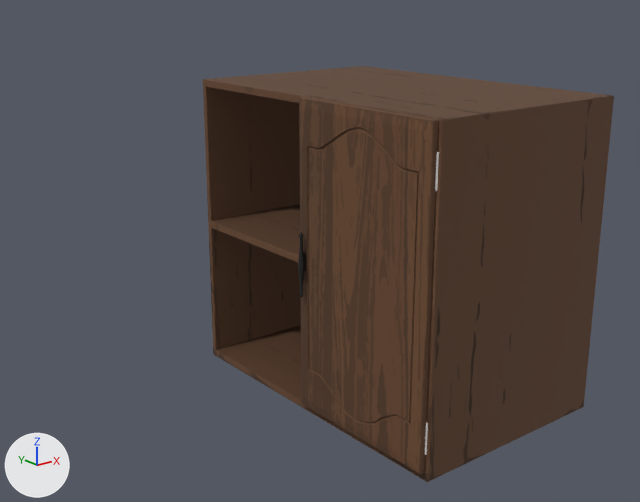
An edit to the FBX model Unity Game Folder/Assets/Models/Models FBX/Kitchen/Kitch - models/bot - cab - one door.fbx, drawn before and after from the same camera.
Both versions are drawn from a 50 mm lens placed at (-6.35, -3.24, -1.14), pointed at (0.78, 5.68, -4.71). The axes (+X, +Y, +Z) are drawn at lower left. The lights are the same throughout. Where no turn or scale is listed for an object, it has been applied to the vertices.

Script lines for the objects in view, before the commit:
```python
ob_cab___door014 = bpy.data.objects.new('cab - door014', me_mesh_001)
ob_cab___door014.location = (-0.95, 1.96, -4.0)
ob_hinge___bot008 = bpy.data.objects.new('hinge - bot008', me_mesh_002)
ob_hinge___bot008.location = (-0.93, 1.95, -5.47)
ob_hinge___top012 = bpy.data.objects.new('hinge - top012', me_mesh_003)
ob_hinge___top012.location = (-0.93, 1.95, -2.92)
ob_top___cab____bottom004 = bpy.data.objects.new('Top - Cab -  bottom004', me_mesh)
ob_top___cab____bottom004.location = (0.27, 3.82, -5.77)
```
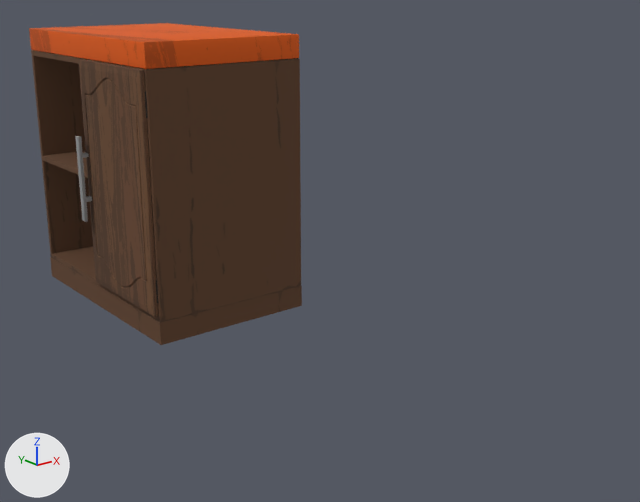
Edits to the bpy script that builds the scene:
```text
Add mat_woode_grain:
    mat_woode_grain = principled_material('woode grain')
    mat_woode_grain.texture = img_wood_grain_door_natural_walnut___cab___inside___albedo_jpg
    mat_woode_grain.roughness = 0.896
Change me_mesh:
    remove me_mesh.from_pydata(...)  # 148 vertices, 296 faces; spans x -1.19..1.27, y -1.9..1.9, z 0.0..3.45
    add me_mesh.from_pydata(...)  # 770 vertices, 1524 faces; spans x -1.21..1.28, y -1.9..1.91, z -0.33..3.79
    me_mesh part 1: a new loose piece, a box spanning x -1.2..1.28, y -1.9..1.91, z -0.33..0.0, in mat_woode_grain (picture img_wood_grain_door_natural_walnut___cab___inside___albedo_jpg)
    me_mesh part 2: a new loose piece of 322 vertices spanning x -1.19..1.27, y -1.89..1.91, z 3.46..3.79, in mat_10___default (picture img_countertop_marble_text_jpg)
    me_mesh part 3: a new loose piece of 146 vertices spanning x -1.21..-1.19, y -1.88..-1.86, z 2.83..3.18, in mat_cab___hinge (black #000000)
    me_mesh part 4: 47 faces spanning x -1.19..1.27, y -1.9..1.9, z 0.0..3.45 switch from mat_material__28 to mat_woode_grain (picture img_wood_grain_door_natural_walnut___cab___inside___albedo_jpg)
    me_mesh part 5: 6 faces spanning x -1.19..1.2, y -1.84..1.84, z 0.08 switch from mat_material__28 to mat_woode_grain (picture img_wood_grain_door_natural_walnut___cab___inside___albedo_jpg)
    me_mesh part 6: 2 faces spanning x -1.18..1.2, y 1.84, z 0.08..1.69 switch from mat_material__28 to mat_woode_grain (picture img_wood_grain_door_natural_walnut___cab___inside___albedo_jpg)
    me_mesh part 7: 52 faces spanning x -1.19..1.2, y -1.9..1.9, z 0.08..3.45 switch from mat_material__28 to mat_woode_grain (picture img_wood_grain_door_natural_walnut___cab___inside___albedo_jpg)
    me_mesh part 8: 4 faces spanning x -1.19..1.2, y -1.85..1.84, z 1.77 switch from mat_material__28 to mat_woode_grain (picture img_wood_grain_door_natural_walnut___cab___inside___albedo_jpg)
    me_mesh part 9: 2 faces spanning x -1.18..1.2, y 1.84, z 1.77..3.37 switch from mat_material__28 to mat_woode_grain (picture img_wood_grain_door_natural_walnut___cab___inside___albedo_jpg)
    me_mesh part 10: 40 faces spanning x -1.19..1.27, y -1.9..1.9, z 3.45 switch from mat_material__28 to mat_woode_grain (picture img_wood_grain_door_natural_walnut___cab___inside___albedo_jpg)
    me_mesh part 11: 81 faces spanning x -1.19..1.27, y -1.9..1.9, z 0.01..3.45 switch from mat_material__28 to mat_woode_grain (picture img_wood_grain_door_natural_walnut___cab___inside___albedo_jpg)
    me_mesh part 12: 34 faces spanning x -1.19..1.27, y -1.9..1.9, z 0.0..0.01 switch from mat_material__28 to mat_woode_grain (picture img_wood_grain_door_natural_walnut___cab___inside___albedo_jpg)
    add me_mesh.materials.append(mat_10___default)  # picture img_countertop_marble_text_jpg
    add me_mesh.materials.append(mat_cab___hinge)  # black #000000
Change me_mesh_001:
    remove me_mesh_001.from_pydata(...)  # 898 vertices, 1788 faces; spans x -0.12..0.03, y -0.01..1.85, z -1.67..1.68
    remove me_mesh_001.materials.append(mat_back___cab___door)  # picture img_wood_grain_door_natural_walnut_albedo_jpg
    remove me_mesh_001.materials.append(mat_handle___cab___door)  # black #1c1c1c
    add me_mesh_001.from_pydata(...)  # 808 vertices, 1608 faces; spans x -0.18..0.03, y -0.01..1.85, z -1.67..1.68
    me_mesh_001 part 13: the loose piece of 282 vertices spanning x -0.12..-0.02, y 1.71..1.78, z -0.38..0.33 is rebuilt with 192 vertices and now spans x -0.18..-0.04, y 1.72..1.82, z -0.66..0.61, in mat_metal (picture img_oven_metal_jpg)
    me_mesh_001 part 14: 16 faces spanning x -0.02..0.02, y -0.01..1.85, z -1.67..1.68 switch from mat_side___cab___door (picture img_wood_grain_door_natural_walnut___cab___inside___albedo_jpg) to mat_front___cab___door (picture img_wood_grain_door_natural_walnut_albedo_jpg)
    me_mesh_001 part 15: 1000 faces spanning x -0.04..-0.03, y 0.13..1.7, z -1.5..1.51 switch from mat_groove___cab___door (picture img_wood_grain_door_natural_walnut___cab___inside___albedo_jpg) to mat_front___cab___door (picture img_wood_grain_door_natural_walnut_albedo_jpg)
    add me_mesh_001.materials.append(mat_metal)  # picture img_oven_metal_jpg
Change ob_top___cab____bottom004:
    ob_top___cab____bottom004.location: (0.27, 3.82, -5.77) -> (0.27, 8.99, -5.77)
Remove ob_hinge___top012:
    ob_hinge___top012 = bpy.data.objects.new('hinge - top012', me_mesh_003)
Change ob_cab___door014:
    ob_cab___door014.location: (-0.95, 1.96, -4.0) -> (-0.95, 7.13, -4.0)
Remove ob_hinge___bot008:
    ob_hinge___bot008 = bpy.data.objects.new('hinge - bot008', me_mesh_002)
```

Changed parts and their boxes (x1, y1, x2, y2) in the pictures (640 x 502 px):
'Top - Cab -  bottom004', reshaped, moved (33% narrower, 23% shorter): before (203, 66, 614, 482); after (29, 23, 302, 345)
'cab - door014', reshaped, moved (40% narrower, 32% shorter): before (298, 97, 438, 474); after (75, 60, 158, 317)
'hinge - top012', deleted: before (435, 152, 439, 191)
'hinge - bot008', deleted: before (425, 423, 428, 455)
part 1 of me_mesh, added (brown): after (50, 257, 302, 345)
part 2 of me_mesh, added (orange): after (29, 23, 299, 69)
part 3 of me_mesh, added: after (145, 91, 148, 118)
part 4 of me_mesh, recoloured: before (213, 349, 428, 482); after (50, 253, 160, 322)
part 5 of me_mesh, recoloured: before (216, 325, 301, 400); after (53, 246, 155, 279)
part 6 of me_mesh, recoloured: before (211, 228, 301, 350); after (43, 161, 93, 254)
part 7 of me_mesh, recoloured: before (203, 80, 442, 475); after (31, 51, 160, 317)
part 8 of me_mesh, recoloured: before (211, 204, 300, 255); after (44, 150, 87, 173)
part 9 of me_mesh, recoloured: before (206, 87, 300, 221); after (34, 56, 86, 156)
part 10 of me_mesh, recoloured: before (203, 66, 613, 120); after (31, 50, 298, 70)
part 11 of me_mesh, recoloured: before (428, 96, 614, 481); after (146, 59, 301, 322)
part 12 of me_mesh, recoloured: before (428, 415, 566, 482); after (160, 286, 298, 323)
part 13 of me_mesh_001, rebuilt (100% wider, 30% taller): before (298, 232, 306, 298); after (75, 136, 92, 222)
part 14 of me_mesh_001, recoloured: before (300, 97, 438, 473); after (83, 60, 158, 316)
part 15 of me_mesh_001, recoloured: before (307, 127, 419, 425); after (84, 78, 147, 288)
